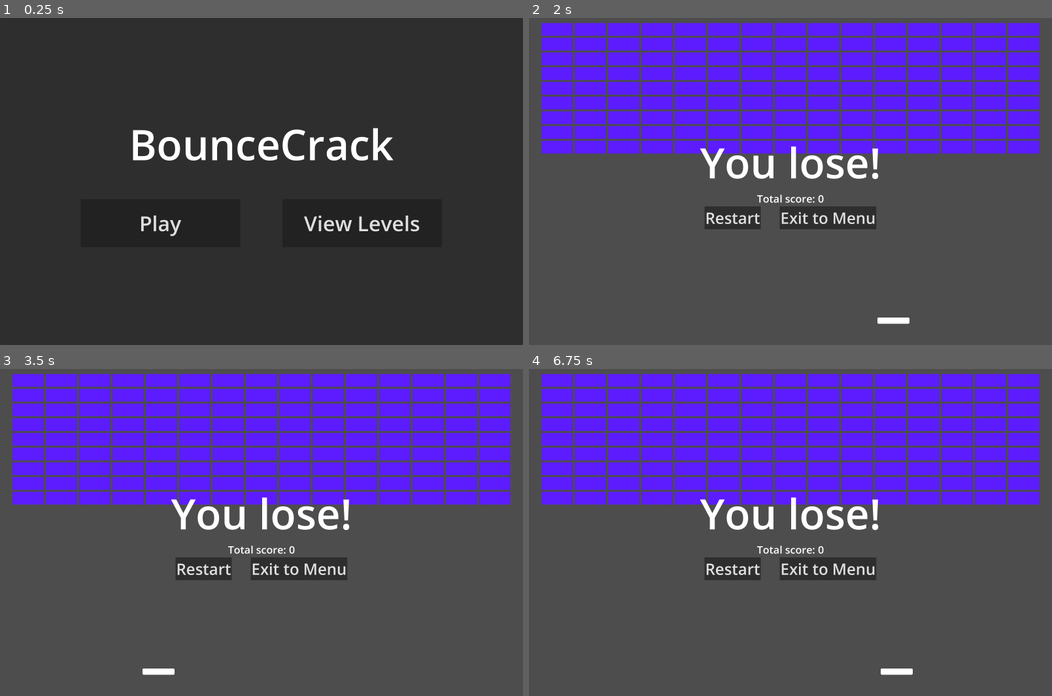
Above: before the commit, frames 1-4 (two rows, left to right).
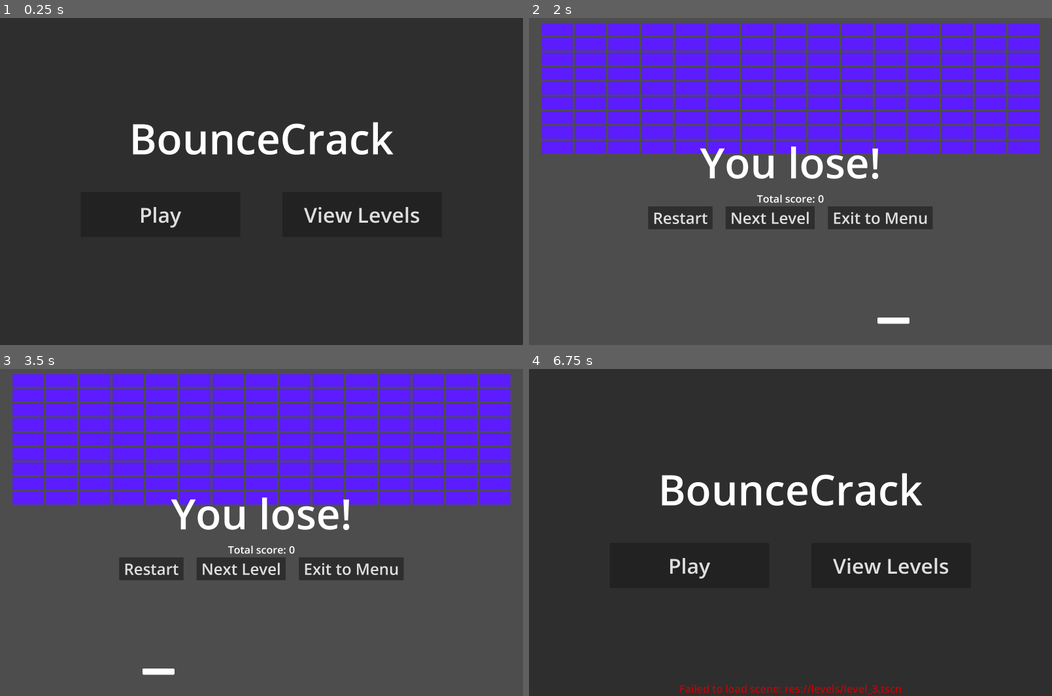
Above: after the commit, the same moments.

Repository: acmattson3/bounce-crack
Game: Godot game, scene res://menu/menu.tscn
Same seed, same stepped clock (60 frames per second), same inputs: the game is played once before the commit and once after it.
Inputs (mouse positions are in pixels of both pictures, inside the frame that each line leads up to):
- Up to frame 1 (0.25 s): no input
- Up to frame 2 (2 s): click "Play" at 0.5 s; tap Enter (enter) at 1.25, 1.35 s; hold Right (paddle_right) from 1.28 s (still down)
- Up to frame 3 (3.5 s): release Right (paddle_right) at 2 s; click "Restart" at 2 s; tap Enter (enter) at 2.75, 2.85 s; hold Left (paddle_left) from 2.78 s (still down)
- Up to frame 4 (6.75 s): release Left (paddle_left) at 3.5 s; click "Restart" at 3.5 s; tap Enter (enter) at 4.25, 4.35, 5.75, 5.85 s; hold Right (paddle_right) 4.28-5 s; click "Restart" at 5 s; hold Right (paddle_right) 5.78-6.5 s; click (769, 568) at 6.5 s, where only the run after the commit has a clickable "Next Level"

The runs differ from the first frame. In frame 1, 3.1% of the frame differs, in the area x 25-81%, y 31-67%; in frame 2, 2.4%; in frame 3, 2.4%; in frame 4, 98%, in the area x 0-100%, y 0-100%.

Commit message:
Added next level logic. Added boilerplate level 1. Improved level switching logic.

Diff:
--- a/bouncecrack/event_handler.gd
+++ b/bouncecrack/event_handler.gd
@@ -1,7 +1,7 @@
 extends Node
 
 # Menu signals
-signal exit_to_menu
+signal exit_to_menu(error)
 
 # Game signals
 signal block_broken(location)
@@ -24,12 +24,20 @@
 	is_game_over = true
 
 # Expects level_name to be the name of the level scene (minus .tscn)
-func start_level(level_name: String):
-	is_game_over = false
-	score = 0
-	var level_path = "res://levels/"+level_name+".tscn"
+func start_level(level_name: String, advance_level := false):
+	var level_path := ""
+	if advance_level:
+		var level_num: int = level_name.lstrip("level_").to_int() + 1
+		print(level_name.lstrip("level_"))
+		level_path = "res://levels/level_"+str(level_num)+".tscn"
+	else:
+		level_path = "res://levels/"+level_name+".tscn"
+
 	var level = load(level_path)
 	if level:
+		is_game_over = false
+		score = 0
 		get_tree().root.add_child(level.instantiate(), true)
 	else:
 		print("Failed to load scene: ", level_path)
+		exit_to_menu.emit("Failed to load scene: "+level_path)
--- a/bouncecrack/levels/base_level_2d.gd
+++ b/bouncecrack/levels/base_level_2d.gd
@@ -52,10 +52,14 @@
 
 func _on_restart_button_pressed() -> void:
 	var prev_name = name
-	name = "queued_level"
+	name = "queued_level" # The new scene wants our name!
 	EventHandler.start_level(prev_name)
 	queue_free()
 
 func _on_exit_to_menu_button_pressed() -> void:
 	EventHandler.exit_to_menu.emit()
 	queue_free()
+
+func _on_next_level_button_pressed() -> void:
+	EventHandler.start_level(name, true)
+	queue_free()
--- a/bouncecrack/levels/base_level_2d.tscn
+++ b/bouncecrack/levels/base_level_2d.tscn
@@ -97,9 +97,20 @@
 [node name="RestartButton" type="Button" parent="GameOverScreen/VBoxContainer/HBoxContainer"]
 layout_mode = 2
 theme_override_font_sizes/font_size = 96
-text = "Restart"
+text = " Restart "
 
 [node name="Spacer2" type="Control" parent="GameOverScreen/VBoxContainer/HBoxContainer"]
+layout_mode = 2
+size_flags_horizontal = 3
+size_flags_vertical = 3
+size_flags_stretch_ratio = 0.1
+
+[node name="NextLevelButton" type="Button" parent="GameOverScreen/VBoxContainer/HBoxContainer"]
+layout_mode = 2
+theme_override_font_sizes/font_size = 96
+text = " Next Level "
+
+[node name="Spacer4" type="Control" parent="GameOverScreen/VBoxContainer/HBoxContainer"]
 layout_mode = 2
 size_flags_horizontal = 3
 size_flags_vertical = 3
@@ -108,7 +119,7 @@
 [node name="ExitToMenuButton" type="Button" parent="GameOverScreen/VBoxContainer/HBoxContainer"]
 layout_mode = 2
 theme_override_font_sizes/font_size = 96
-text = "Exit to Menu"
+text = " Exit to Menu "
 
 [node name="Spacer3" type="Control" parent="GameOverScreen/VBoxContainer/HBoxContainer"]
 layout_mode = 2
@@ -125,4 +136,5 @@
 offset_top = -1000.0
 
 [connection signal="pressed" from="GameOverScreen/VBoxContainer/HBoxContainer/RestartButton" to="." method="_on_restart_button_pressed"]
+[connection signal="pressed" from="GameOverScreen/VBoxContainer/HBoxContainer/NextLevelButton" to="." method="_on_next_level_button_pressed"]
 [connection signal="pressed" from="GameOverScreen/VBoxContainer/HBoxContainer/ExitToMenuButton" to="." method="_on_exit_to_menu_button_pressed"]
--- a/bouncecrack/levels/demo_level_2d.tscn
+++ b/bouncecrack/levels/demo_level_2d.tscn
@@ -4,6 +4,8 @@
 [ext_resource type="PackedScene" uid="uid://ct2jjmuvxpa3n" path="res://blocks/block_group_2d.tscn" id="2_k3i67"]
 
 [node name="demo_level_2d" instance=ExtResource("1_svl7e")]
+ball_on_break = false
+rainbow_on_break = true
 
 [node name="BlockGroup2D" parent="Blocks" index="0" instance=ExtResource("2_k3i67")]
 position = Vector2(0, -570)
--- /dev/null
+++ b/bouncecrack/levels/level_1.gd
@@ -0,0 +1,10 @@
+extends BaseLevel
+
+
+func _ready() -> void:
+	super._ready() # Call the BaseLevel _ready() function
+	# Do things unique to level_1!
+
+func _physics_process(delta: float) -> void:
+	super._physics_process(delta) # Call the BaseLevel _physics_process() function
+	# Do things unique to level_1!
--- /dev/null
+++ b/bouncecrack/levels/level_1.tscn
@@ -0,0 +1,7 @@
+[gd_scene load_steps=3 format=3 uid="uid://btwnb837sesqi"]
+
+[ext_resource type="PackedScene" uid="uid://ch1i2f5ubyhbr" path="res://levels/base_level_2d.tscn" id="1_xgtdf"]
+[ext_resource type="Script" path="res://levels/level_1.gd" id="2_hk6l0"]
+
+[node name="level_1" instance=ExtResource("1_xgtdf")]
+script = ExtResource("2_hk6l0")
--- a/bouncecrack/menu/menu.gd
+++ b/bouncecrack/menu/menu.gd
@@ -1,5 +1,14 @@
 extends CanvasLayer
 
+var error_label_text: String = "":
+	set(value):
+		if value != "":
+			%ErrorLabel.show()
+			%ErrorLabel.text = value
+		else:
+			%ErrorLabel.hide()
+			%ErrorLabel.text = ""
+		error_label_text = value
 
 # Called when the node enters the scene tree for the first time.
 func _ready() -> void:
@@ -7,10 +16,19 @@
 
 	process_mode = PROCESS_MODE_ALWAYS # We aren't affected by pausing
 	for button in %LevelsGridContainer.get_children():
-		button.pressed.connect(EventHandler.start_level.bind(button.name))
+		button.pressed.connect(_handle_level_button.bind(button.name))
 
-func _on_exit_to_menu():
+
+func _handle_level_button(button_name):
+	EventHandler.start_level(button_name)
+	hide()
+
+func _on_exit_to_menu(error: String = ""):
+	await get_tree().process_frame
 	show()
+	error_label_text = error
+	$MenuContainer.show()
+	$LevelsContainer.hide()
 
 func _on_view_levels_button_pressed() -> void:
 	$MenuContainer.hide()
--- a/bouncecrack/menu/menu.tscn
+++ b/bouncecrack/menu/menu.tscn
@@ -83,6 +83,15 @@
 size_flags_vertical = 3
 size_flags_stretch_ratio = 2.0
 
+[node name="ErrorLabel" type="Label" parent="MenuContainer/NinePatchRect/VBoxContainer"]
+unique_name_in_owner = true
+layout_mode = 2
+size_flags_vertical = 1
+theme_override_colors/font_color = Color(0.796078, 0, 0, 1)
+theme_override_font_sizes/font_size = 32
+horizontal_alignment = 1
+vertical_alignment = 1
+
 [node name="LevelsContainer" type="PanelContainer" parent="."]
 visible = false
 anchors_preset = 15
